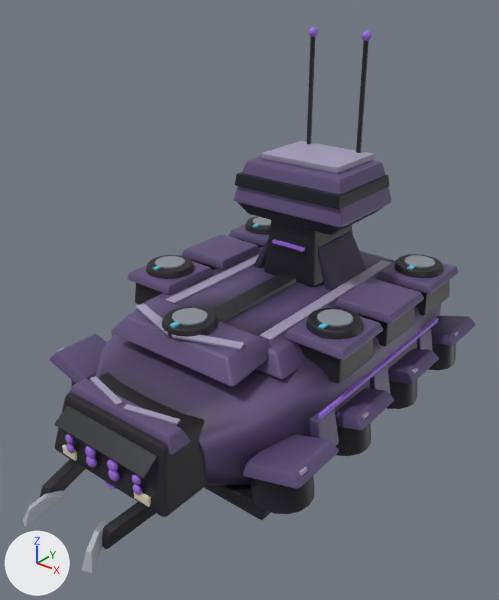
The glTF model assets/vehicles/ex_strider_9.glb as it was, and as the next commit left it.
The view is the same before and after, from a 50 mm camera at (9.98, -13.49, 9.57) aimed at (0.21, -1.28, 2.0). The lights are fixed; the arrows at lower left show +X, +Y and +Z. The older version comes first. Where no turn or scale is listed for an object, it has been applied to the vertices. Vertices at exactly the same position are counted once.
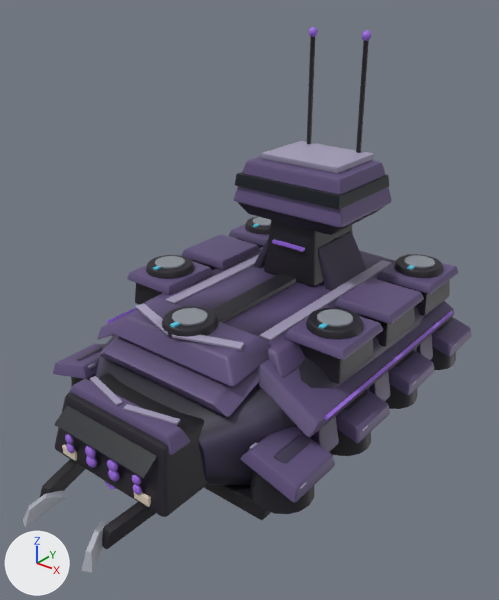
Where the newer file only moved an object's origin or applied its transform, the numbers keep the older frame.

What differs and where, as boxes [x1, y1, x2, y2] in the pictures (499 x 600 px; the box of a moved part takes in the faces that stretch with it):
'Mesh_0', reshaped: before [23, 27, 476, 573]; after [23, 27, 471, 573]
part 1 of me_mesh_0, rebuilt (not visible before): after [437, 317, 453, 331]
part 2 of me_mesh_0, rebuilt: before [335, 388, 394, 430]; after [336, 389, 390, 443]
part 3 of me_mesh_0, rebuilt (not visible afterwards): before [362, 412, 369, 419]
part 4 of me_mesh_0, rebuilt: before [49, 334, 107, 383]; after [53, 344, 106, 379]
part 5 of me_mesh_0, rebuilt: before [299, 467, 308, 476]; after [249, 442, 307, 489]
part 6 of me_mesh_0, rebuilt (not visible before): after [395, 350, 415, 367]
part 7 of me_mesh_0, rebuilt (39% taller): before [243, 434, 339, 489]; after [240, 426, 335, 503]
part 8 of me_mesh_0, rebuilt (not visible before): after [344, 390, 368, 410]
part 9 of me_mesh_0, rebuilt: before [431, 315, 476, 345]; after [432, 317, 471, 357]
part 10 of me_mesh_0, rebuilt (not visible before): after [76, 345, 105, 361]
part 11 of me_mesh_0, rebuilt (not visible before): after [88, 363, 97, 369]
part 12 of me_mesh_0, rebuilt (not visible before): after [273, 433, 310, 464]
part 13 of me_mesh_0, rebuilt: before [388, 349, 439, 383]; after [388, 350, 434, 395]
part 14 of me_mesh_0, added (purple): after [257, 301, 454, 437]
part 15 of me_mesh_0, added (mostly hidden): after [97, 313, 131, 340]
part 16 of me_mesh_0, added (purple): after [99, 336, 269, 417]
part 17 of me_mesh_0, moved or reshaped: before [172, 318, 438, 423]; after [172, 311, 454, 423]
part 18 of me_mesh_0, moved or reshaped (not visible before): after [106, 308, 136, 324]
part 19 of me_mesh_0, recoloured: before [88, 303, 441, 481]; after [88, 306, 433, 481]

The change, as a list of edits to the scene's bpy script:
```text
Change me_mesh_0:
    remove me_mesh_0.from_pydata(...)  # 7701 vertices, 14940 faces; spans x 0.0..8.04, y -13.9..0.0, z 0.0..9.73
    add me_mesh_0.from_pydata(...)  # 8031 vertices, 15588 faces; spans x 0.07..7.97, y -13.9..0.0, z 0.0..9.73
    me_mesh_0 part 1: the loose piece of 56 vertices spanning x 7.06..8.02, y -3.03..-1.87, z 1.33..1.98 is rebuilt with 56 vertices and now spans x 6.99..7.94, y -3.03..-1.87, z 1.33..1.98
    me_mesh_0 part 2: the loose piece of 56 vertices spanning x 6.59..8.04, y -8.27..-6.72, z 1.39..2.05 is rebuilt with 56 vertices and now spans x 6.52..7.97, y -8.27..-6.72, z 1.39..2.05
    me_mesh_0 part 3: the loose piece of 56 vertices spanning x 6.6..7.95, y -8.06..-7.84, z 1.57..2.02 is rebuilt with 56 vertices and now spans x 6.6..7.95, y -8.06..-7.84, z 1.57..2.02
    me_mesh_0 part 4: the loose piece of 56 vertices spanning x 0.0..1.45, y -10.75..-9.2, z 1.39..2.05 is rebuilt with 56 vertices and now spans x 0.07..1.52, y -10.75..-9.2, z 1.39..2.05
    me_mesh_0 part 5: the loose piece of 56 vertices spanning x 6.6..7.95, y -10.53..-10.31, z 1.57..2.02 is rebuilt with 56 vertices and now spans x 6.6..7.95, y -10.53..-10.31, z 1.57..2.02
    me_mesh_0 part 6: the loose piece of 56 vertices spanning x 7.06..8.02, y -5.51..-4.35, z 1.33..1.98 is rebuilt with 56 vertices and now spans x 6.99..7.94, y -5.51..-4.35, z 1.33..1.98
    me_mesh_0 part 7: the loose piece of 56 vertices spanning x 6.59..8.04, y -10.75..-9.2, z 1.39..2.05 is rebuilt with 56 vertices and now spans x 6.52..7.97, y -10.75..-9.2, z 1.39..2.05
    me_mesh_0 part 8: the loose piece of 56 vertices spanning x 7.06..8.02, y -7.98..-6.82, z 1.33..1.98 is rebuilt with 56 vertices and now spans x 6.99..7.94, y -7.98..-6.82, z 1.33..1.98
    me_mesh_0 part 9: the loose piece of 56 vertices spanning x 6.59..8.04, y -3.33..-1.78, z 1.39..2.05 is rebuilt with 56 vertices and now spans x 6.52..7.97, y -3.33..-1.78, z 1.39..2.05
    me_mesh_0 part 10: the loose piece of 56 vertices spanning x 0.02..0.97, y -10.45..-9.29, z 1.33..1.98 is rebuilt with 56 vertices and now spans x 0.1..1.05, y -10.45..-9.29, z 1.33..1.98
    me_mesh_0 part 11: the loose piece of 56 vertices spanning x 0.08..1.44, y -10.53..-10.31, z 1.57..2.02 is rebuilt with 56 vertices and now spans x 0.08..1.44, y -10.53..-10.31, z 1.57..2.02
    me_mesh_0 part 12: the loose piece of 56 vertices spanning x 7.06..8.02, y -10.45..-9.29, z 1.33..1.98 is rebuilt with 56 vertices and now spans x 6.99..7.94, y -10.45..-9.29, z 1.33..1.98
    me_mesh_0 part 13: the loose piece of 56 vertices spanning x 6.59..8.04, y -5.8..-4.25, z 1.39..2.05 is rebuilt with 56 vertices and now spans x 6.52..7.97, y -5.8..-4.25, z 1.39..2.05
    me_mesh_0 part 14: a new loose piece of 110 vertices spanning x 5.74..7.53, y -9.57..-2.1, z 2.08..3.26, in mat_hull
    me_mesh_0 part 15: a new loose piece of 110 vertices spanning x 0.51..2.3, y -9.57..-2.1, z 2.08..3.26, in mat_hull
    me_mesh_0 part 16: a new loose piece of 110 vertices spanning x 1.93..6.11, y -10.7..-8.93, z 2.59..3.44, in mat_hull
    me_mesh_0 part 17: 4 vertices moved within x 4.03..5.37, y -11.3..-9.97, z 2.61..3.72; 8 vertices removed from x 7.29..7.37, y -8.95..-3.04, z 2.19..2.3; 8 vertices added at x 7.51..7.63, y -9.06..-2.61, z 2.31..2.43
    me_mesh_0 part 18: 8 vertices removed from x 0.66..0.74, y -8.95..-3.04, z 2.19..2.3; 8 vertices added at x 0.41..0.53, y -9.06..-2.61, z 2.31..2.43
    me_mesh_0 part 19: 1649 kept faces spanning x 0.31..7.73, y -13.89..-0.89, z 0.16..6.69 get new vertex colours; the middle colour goes from dark purple #4c4065 to dark purple #3a314c
    other edits to the shape of me_mesh_0 do not show in these pictures
```
